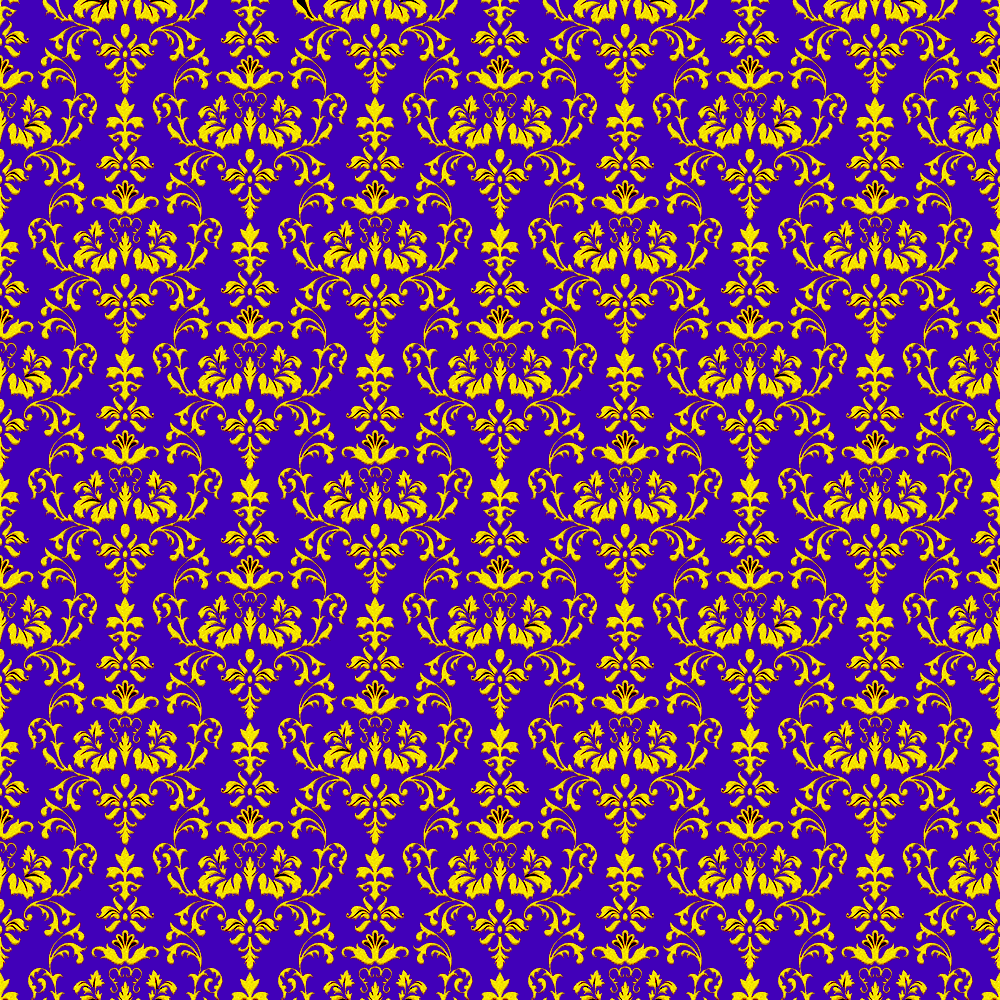
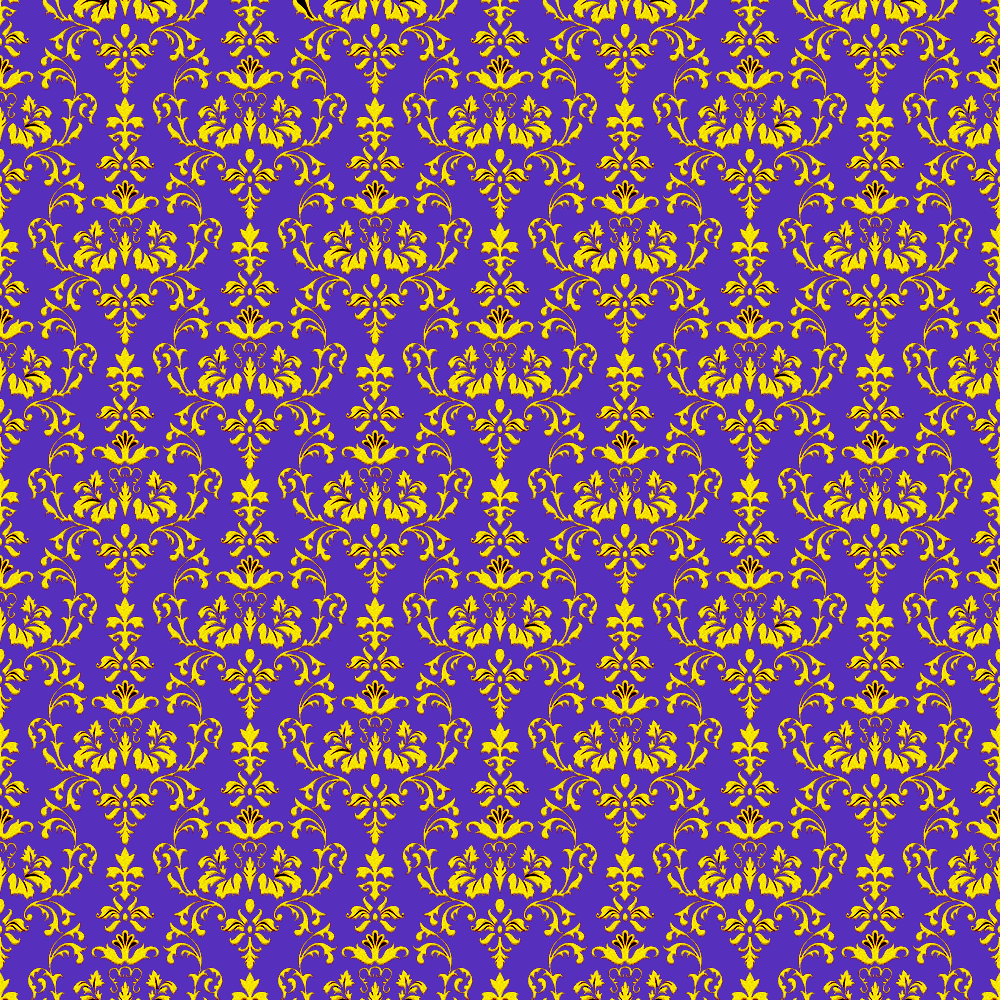
Layer changes from the first 1000x1000 image to the second:
painted on "Background" over [0, 0, 1000, 1000]
